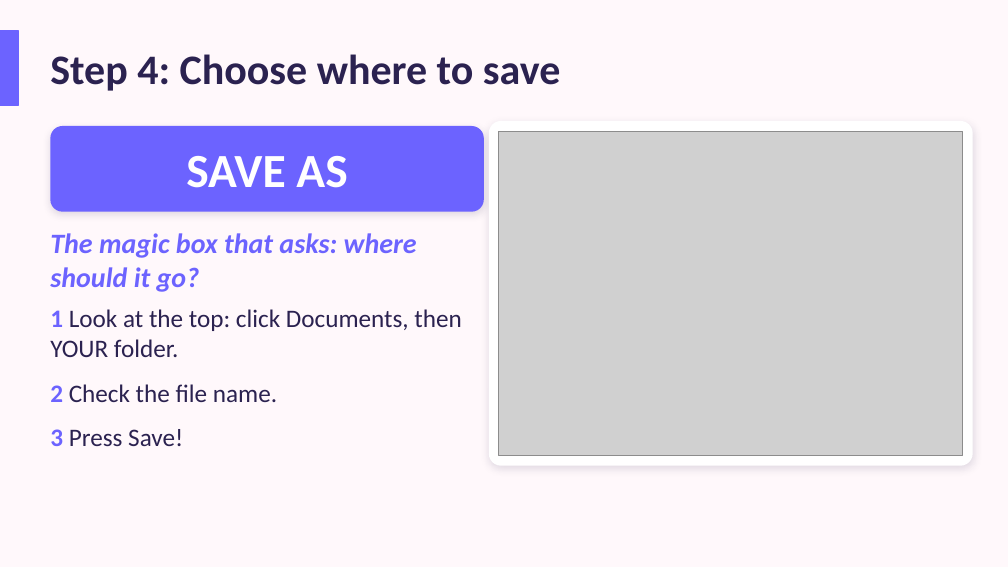
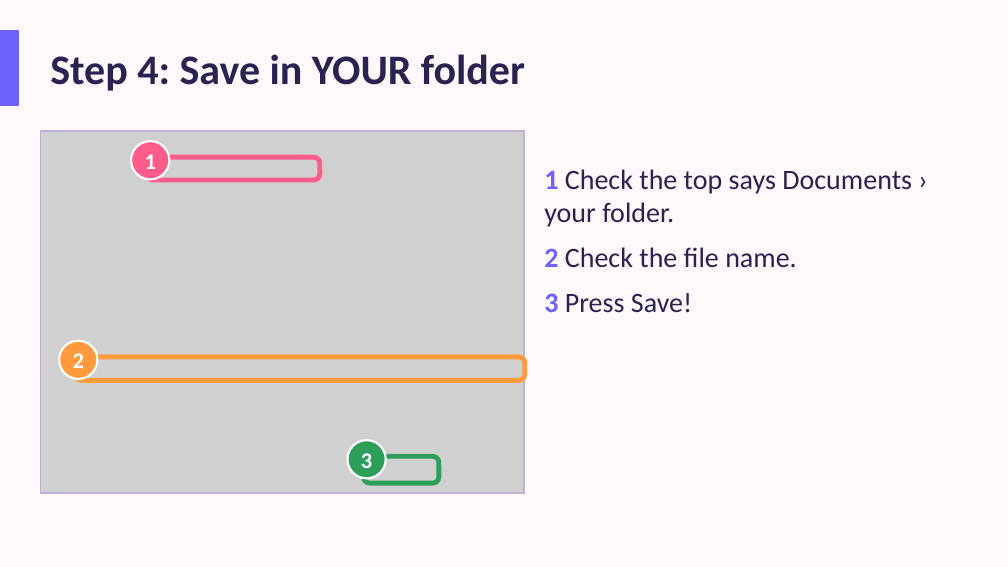
Before and after one commit to abualrif22-glitch/NBC, a slide deck: slide 7 of resources/Year-3/Saving work in your own folder - pupil guide.pptx. Drawn at 1008x567 pixels with LibreOffice and Linux fonts; fonts in the diff are those of the drawing; grey boxes stand for pictures. Boxes give left, top, right and bottom in pixels: in the first picture for what was removed or moved away, otherwise in the second. Text is boxed around its words. In the diff, an @@ line names an element or a change of style, - is before the commit and + after.

```diff
--- a/resources/Year-3/Saving work in your own folder - pupil guide.pptx
+++ b/resources/Year-3/Saving work in your own folder - pupil guide.pptx
@@ text at [50,54,525,91]: text changed @@
-Step 4: Choose where to save
+Step 4: Save in YOUR folder
@@ picture added at [40,131,524,493] @@
@@ rectangle added at [40,131,524,493], outline #B9B3D6 1 pt @@
@@ ellipse added at [131,141,169,179], fill #FF5C8A, outline #FFFFFF 1.5 pt @@
@@ rounded rectangle removed at [489,121,973,466] @@
@@ picture removed at [499,131,963,456] @@
@@ text added at [145,154,156,169], 16 pt, text #FFFFFF, bold @@
+1
@@ rounded rectangle: place and size @@
-rounded rectangle at [50,126,484,212]
+rounded rectangle at [147,157,320,180]
@@ rounded rectangle at [147,157,320,180]: fill #6C63FF to none; outline none to #FF5C8A 3.5 pt; shadow off; proportions changed @@
@@ text removed at [186,156,347,188] @@
-SAVE AS
@@ text at [544,169,912,227]: text changed; size 18 to 20 pt @@
-1 Look at the top: click Documents, then YOUR folder.
+1 Check the top says Documents › your folder.
@@ text "1 Check the top says ...": place and size @@
-text "1 Check the top says ..." at [50,309,461,446]
+text "1 Check the top says ..." at [544,169,912,312]
@@ text removed at [50,233,417,292] @@
-The magic box that asks: where should it go?
@@ text at [544,247,797,312]: size 18 to 20 pt in "2 Check the file name.", "3 Press Save!" @@
@@ ellipse added at [59,341,98,379], fill #FF9A3D, outline #FFFFFF 1.5 pt @@
@@ text added at [73,353,84,368], 16 pt, text #FFFFFF, bold @@
+2
@@ rounded rectangle added at [76,357,525,380], outline #FF9A3D 3.5 pt @@
@@ ellipse added at [348,440,386,479], fill #2E9E5B, outline #FFFFFF 1.5 pt @@
@@ text added at [361,453,372,468], 16 pt, text #FFFFFF, bold @@
+3
@@ rounded rectangle added at [364,457,439,484], outline #2E9E5B 3.5 pt @@
```
Also in this commit, not shown: 3 other slides changed, 4 other files.
